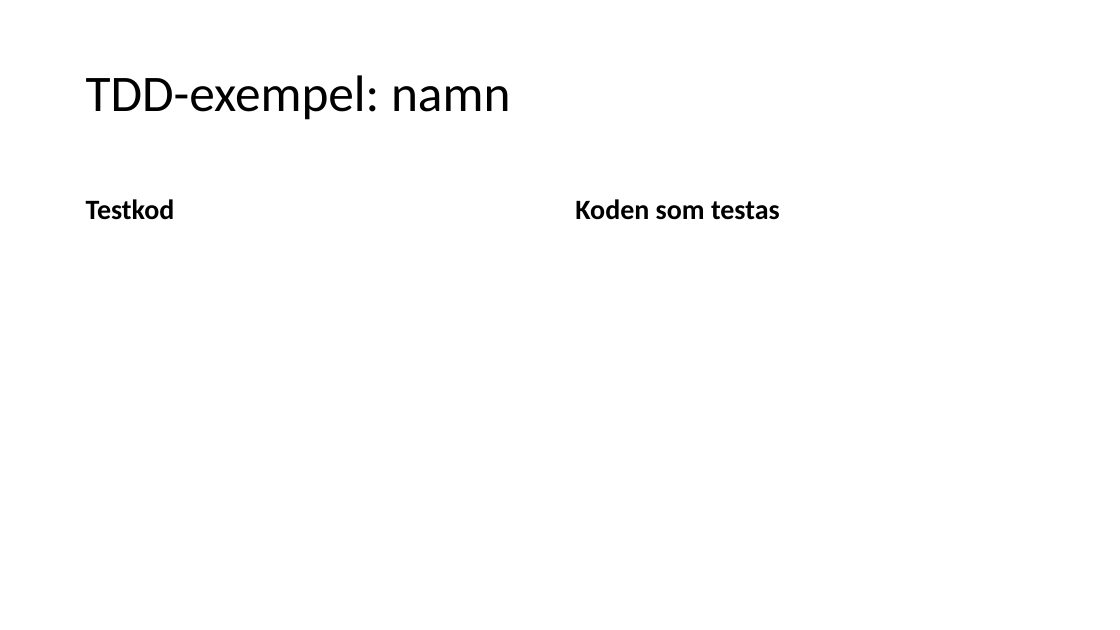
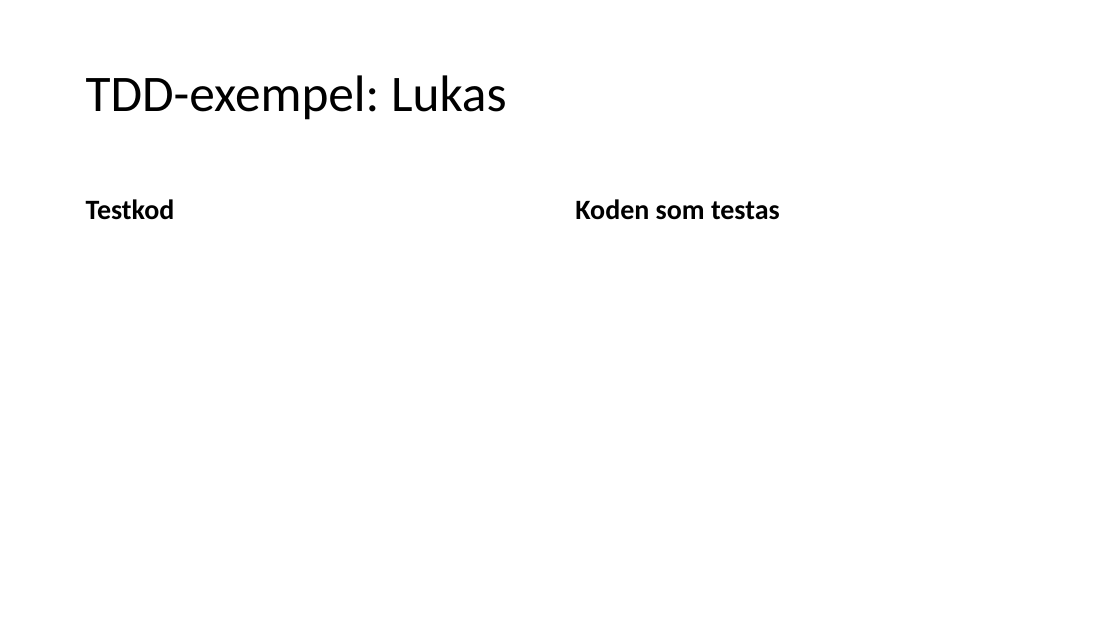
Before and after one commit to fyrtio2/projektINTE, a slide deck: slide 4 of 01 Dokumentation/slutredovisning.pptx. Drawn at 1120x630 pixels with LibreOffice and Linux fonts; fonts in the diff are those of the drawing. Boxes give left, top, right and bottom in pixels: in the first picture for what was removed or moved away, otherwise in the second. Text is boxed around its words. In the diff, an @@ line names an element or a change of style, - is before the commit and + after.

```diff
--- a/01 Dokumentation/slutredovisning.pptx
+++ b/01 Dokumentation/slutredovisning.pptx
@@ title at [86, 75, 507, 120]: text changed @@
-TDD-exempel: namn
+TDD-exempel: Lukas
```
Also in this commit, not shown: 6 slides added.
